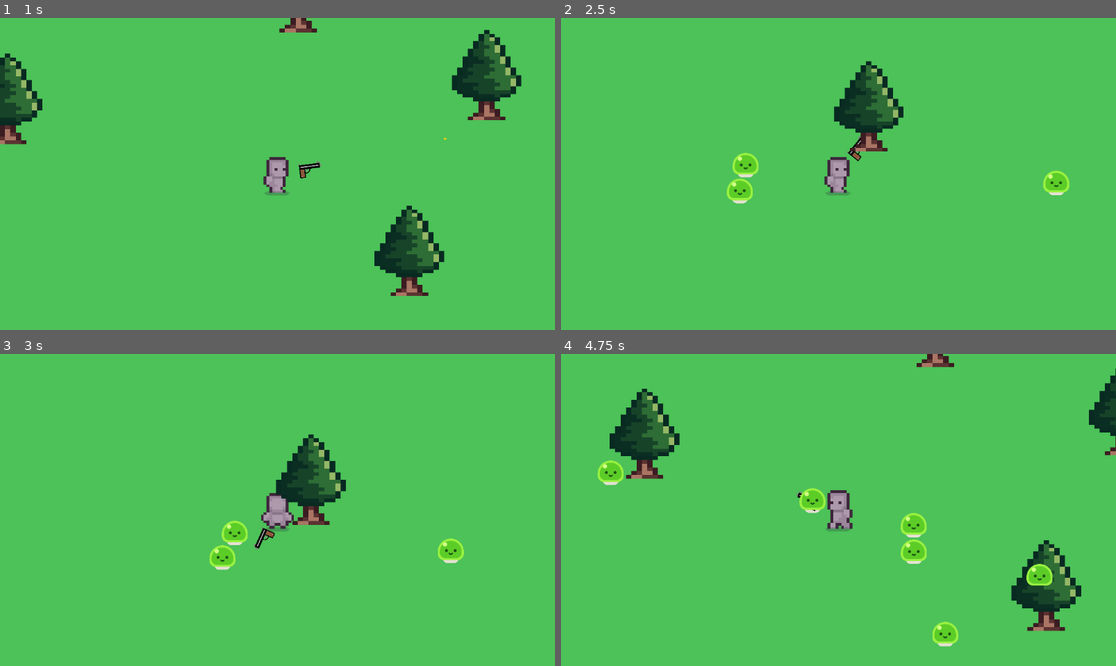
Above: before the commit, frames 1-4 (two rows, left to right).
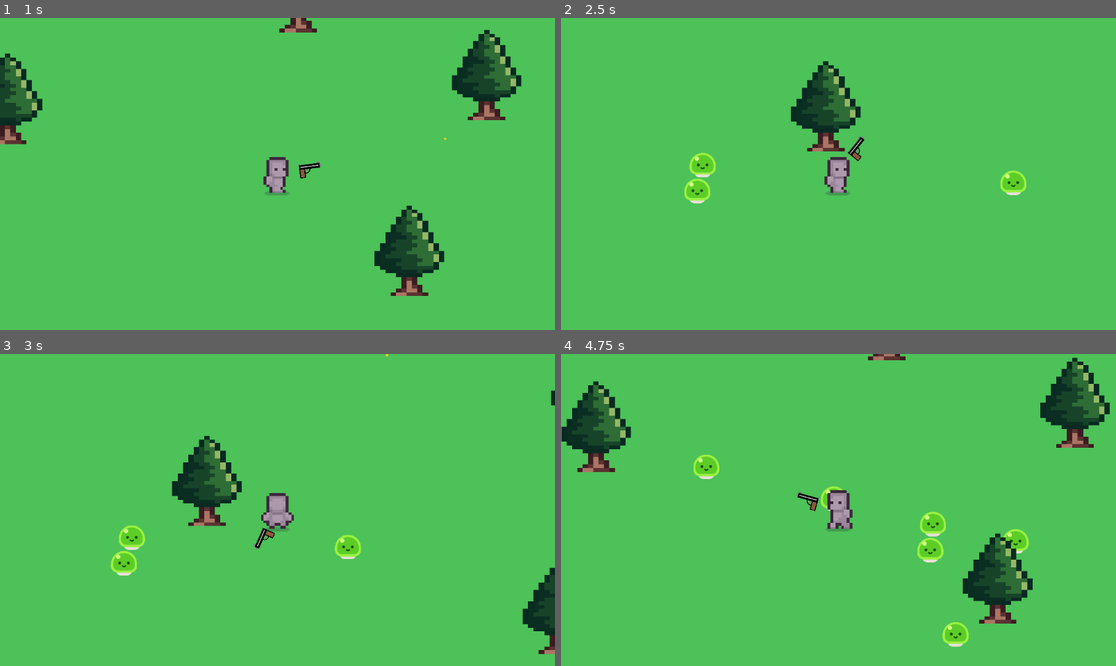
Above: after the commit, the same moments.

Repository: bryan-gagne-plante/BulletBallet
Game: Godot game, scene res://gameplay_scene.tscn
Two runs of this game, one before a commit and one after it. Both use one fixed random seed, a clock stepped at 60 frames per second and the inputs below.
Inputs (mouse positions are in pixels of both pictures, inside the frame that each line leads up to):
- Up to frame 1 (1 s): tap Enter at 0.5 s; move the mouse to (399, 158) at 0.52 s; press the mouse at (399, 158) at 0.53 s; hold D (move_right) from 0.53 s (still down)
- Up to frame 2 (2.5 s): move the mouse to (727, 189) at 1.27 s; release D (move_right) at 1.28 s; release the mouse at (727, 189) at 1.28 s; hold S (move_down) 1.28-2.03 s; click (727, 189) at 1.35 s; move the mouse to (894, 105) at 2.02 s; press the mouse at (894, 105) at 2.03 s; hold D (move_right) from 2.03 s (still down)
- Up to frame 3 (3 s): move the mouse to (249, 572) at 2.77 s; release D (move_right) at 2.78 s; release the mouse at (249, 572) at 2.78 s; hold W (move_up) from 2.78 s (still down); click (249, 572) at 2.85 s
- Up to frame 4 (4.75 s): move the mouse to (1005, 556) at 3.52 s; release W (move_up) at 3.53 s; press the mouse at (1005, 556) at 3.53 s; hold A (move_left) from 3.53 s (still down); move the mouse to (672, 463) at 4.27 s; release the mouse at (672, 463) at 4.28 s; click (672, 463) at 4.35 s

Frame 1 is identical in both runs. In frame 2, 5.5% of the frame differs, in the area x 22-92%, y 13-60%; in frame 3, 7.0%; in frame 4, 13%, in the area x 0-100%, y 0-94%.

Commit message:
Correction des collisions

Diff:
--- a/gameplay_scene.tscn
+++ b/gameplay_scene.tscn
@@ -11,6 +11,7 @@
 point_count = 5
 
 [node name="Game" type="Node2D"]
+y_sort_enabled = true
 script = ExtResource("1_fp2y5")
 
 [node name="CanvasLayer" type="CanvasLayer" parent="."]
--- a/player.tscn
+++ b/player.tscn
@@ -4,9 +4,8 @@
 [ext_resource type="Texture2D" uid="uid://bxtsjnudcxvlf" path="res://Assets/Prototype_Character/Prototype_Character.png" id="2_sac02"]
 [ext_resource type="Texture2D" uid="uid://7u15jvgdnnht" path="res://Assets/Extra/Shadow.png" id="3_1hrar"]
 
-[sub_resource type="CapsuleShape2D" id="CapsuleShape2D_qyb1n"]
-radius = 26.0
-height = 98.0
+[sub_resource type="CircleShape2D" id="CircleShape2D_4ey1a"]
+radius = 25.0
 
 [sub_resource type="Animation" id="Animation_aac0o"]
 resource_name = "back_idle"
@@ -235,7 +234,8 @@
 frame = 8
 
 [node name="CollisionShape2D" type="CollisionShape2D" parent="."]
-shape = SubResource("CapsuleShape2D_qyb1n")
+position = Vector2(0, 26)
+shape = SubResource("CircleShape2D_4ey1a")
 
 [node name="AnimationPlayer" type="AnimationPlayer" parent="."]
 libraries = {
--- a/tree.tscn
+++ b/tree.tscn
@@ -2,15 +2,17 @@
 
 [ext_resource type="Texture2D" uid="uid://djjmf3x7isva2" path="res://Assets/Trees/16x32 trees.png" id="1_7p5os"]
 
-[sub_resource type="CircleShape2D" id="CircleShape2D_xhtgr"]
-radius = 43.0116
+[sub_resource type="CapsuleShape2D" id="CapsuleShape2D_bpu4r"]
+radius = 17.0
+height = 82.0
 
 [node name="StaticBody2D" type="StaticBody2D"]
 texture_filter = 1
 
 [node name="CollisionShape2D" type="CollisionShape2D" parent="."]
 position = Vector2(0, -4)
-shape = SubResource("CircleShape2D_xhtgr")
+rotation = 1.5708
+shape = SubResource("CapsuleShape2D_bpu4r")
 
 [node name="Sprite2D" type="Sprite2D" parent="."]
 texture_filter = 1
